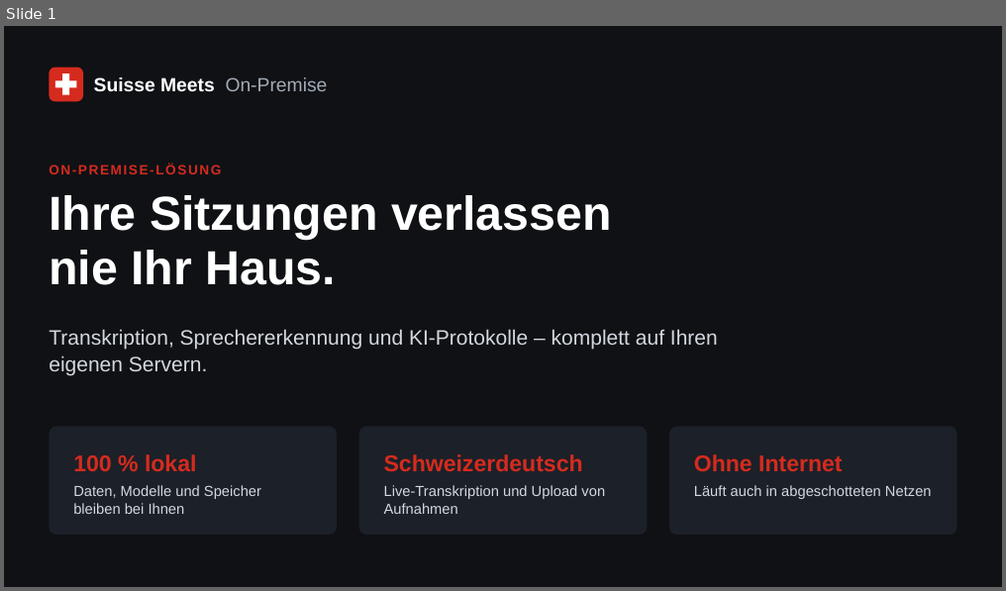
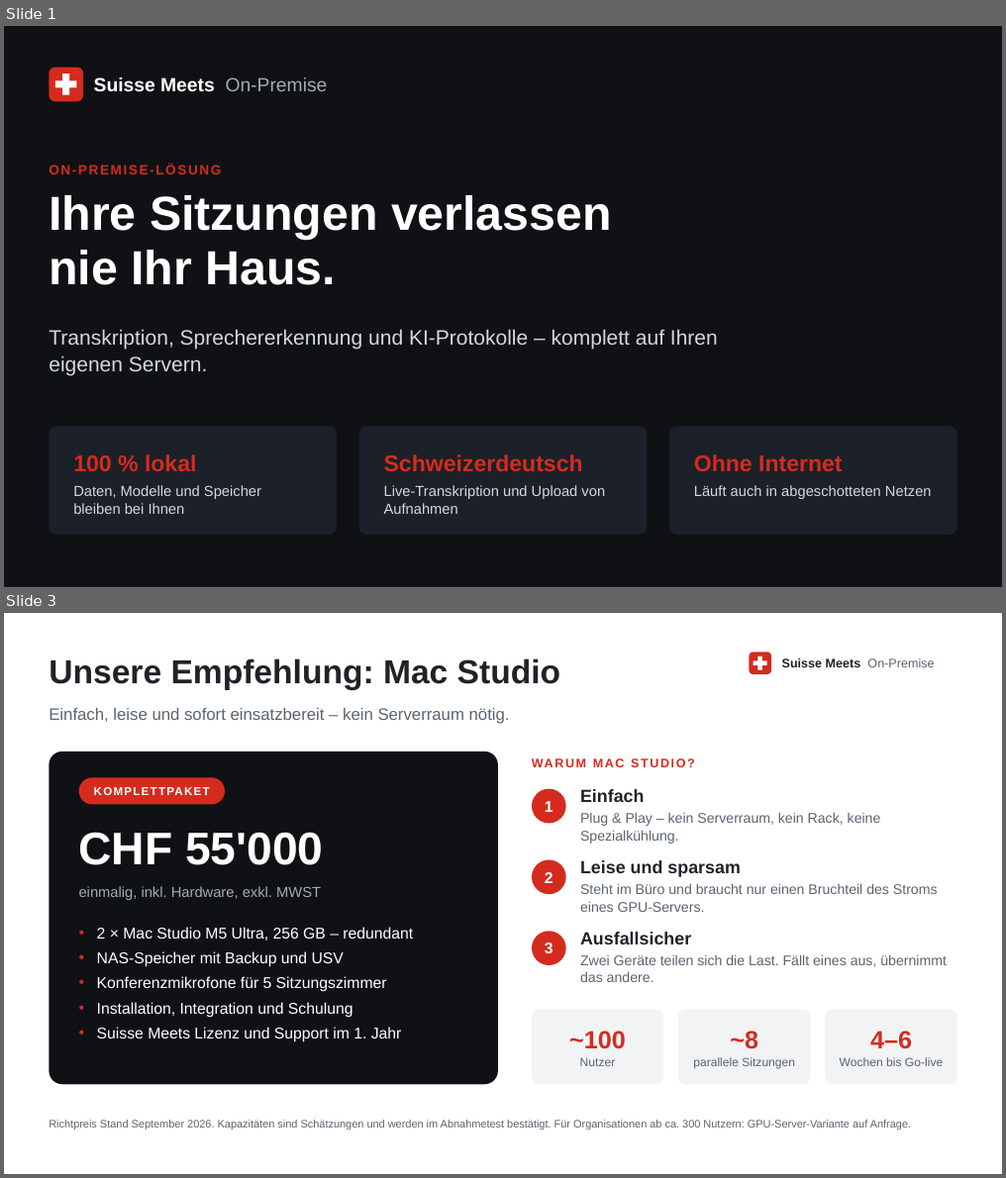
Before and after one commit to xicoarm/310, a slide deck: presentations/suisse-meets-onprem/Suisse_Meets_OnPrem_DE.pptx. Shown one above the other, each under a label of ours: slide 1 before the commit, slides 1 and 3 after it; the slides between them are not shown. The pictures are 1006x591 and 1006x1178 pixels, drawn with LibreOffice and Linux fonts; fonts in the diff are those of the drawing. Boxes give left, top, right and bottom in pixels: in the first picture for what was removed or moved away, otherwise in the second. Text is boxed around its words. In the diff, an @@ line names an element or a change of style, - is before the commit and + after.

```diff
--- a/presentations/suisse-meets-onprem/Suisse_Meets_OnPrem_DE.pptx
+++ b/presentations/suisse-meets-onprem/Suisse_Meets_OnPrem_DE.pptx
@@ slide 3 added at box(4, 613, 1002, 1174), background #FFFFFF @@
@@ text added at box(49, 659, 560, 690), 32 pt, text #1F2328, bold @@
+Unsere Empfehlung: Mac Studio
@@ rounded rectangle added at box(748, 652, 771, 674), fill #D52B1E @@
@@ rectangle added at box(753, 661, 767, 665), fill #FFFFFF @@
@@ rectangle added at box(757, 657, 762, 670), fill #FFFFFF @@
@@ text added at box(782, 659, 934, 667), 12 pt, text #1F2328, bold @@
+Suisse Meets On-Premise
@@ text added at box(49, 708, 510, 724), 16 pt, text #5B6470 @@
+Einfach, leise und sofort einsatzbereit – kein Serverraum nötig.
@@ rounded rectangle added at box(49, 752, 498, 1084), fill #0F1115 @@
@@ text added at box(532, 752, 957, 774), 12 pt, text #D52B1E, bold @@
+WARUM MAC STUDIO?
@@ rounded rectangle added at box(79, 777, 225, 805), fill #D52B1E, 11 pt, text #FFFFFF, bold @@
+KOMPLETTPAKET
@@ ellipse added at box(532, 789, 566, 823), fill #D52B1E, 15 pt, text #FFFFFF, bold @@
+1
@@ text added at box(580, 789, 881, 844), 13.5 pt, text #5B6470 @@
+Einfach
+Plug & Play – kein Serverraum, kein Rack, keine Spezialkühlung.
@@ text added at box(79, 832, 323, 865), 44 pt, text #FFFFFF, bold @@
+CHF 55'000
@@ ellipse added at box(532, 861, 566, 894), fill #D52B1E, 15 pt, text #FFFFFF, bold @@
+2
@@ text added at box(580, 861, 938, 912), 13.5 pt, text #5B6470 @@
+Leise und sparsam
+Steht im Büro und braucht nur einen Bruchteil des Stroms eines GPU-Servers.
@@ text added at box(79, 886, 321, 900), 14 pt, text #A3ABB6 @@
+einmalig, inkl. Hardware, exkl. MWST
@@ text added at box(97, 927, 413, 1043), 15 pt, text #FFFFFF @@
+• 2 × Mac Studio M5 Ultra, 256 GB – redundant
+• NAS-Speicher mit Backup und USV
+• Konferenzmikrofone für 5 Sitzungszimmer
+• Installation, Integration und Schulung
+• Suisse Meets Lizenz und Support im 1. Jahr
@@ ellipse added at box(532, 931, 566, 965), fill #D52B1E, 15 pt, text #FFFFFF, bold @@
+3
@@ text added at box(580, 932, 946, 982), 13.5 pt, text #5B6470 @@
+Ausfallsicher
+Zwei Geräte teilen sich die Last. Fällt eines aus, übernimmt das andere.
@@ rounded rectangle added at box(532, 1010, 663, 1084), fill #F2F3F5, 11.5 pt, text #5B6470 @@
+~100
+Nutzer
@@ rounded rectangle added at box(678, 1010, 810, 1084), fill #F2F3F5, 11.5 pt, text #5B6470 @@
+~8
+parallele Sitzungen
@@ rounded rectangle added at box(826, 1010, 957, 1084), fill #F2F3F5, 11.5 pt, text #5B6470 @@
+4–6
+Wochen bis Go-live
@@ text added at box(49, 1120, 911, 1131), 10.5 pt, text #5B6470 @@
+Richtpreis Stand September 2026. Kapazitäten sind Schätzungen und werden im Abnahmetest bestätigt. Für Organisationen ab ca. 300 Nutzern: GPU-Server-Variante auf Anfrage.
```
Also in this commit, not shown: 1 slide changed, 1 slide removed, 3 other files.
